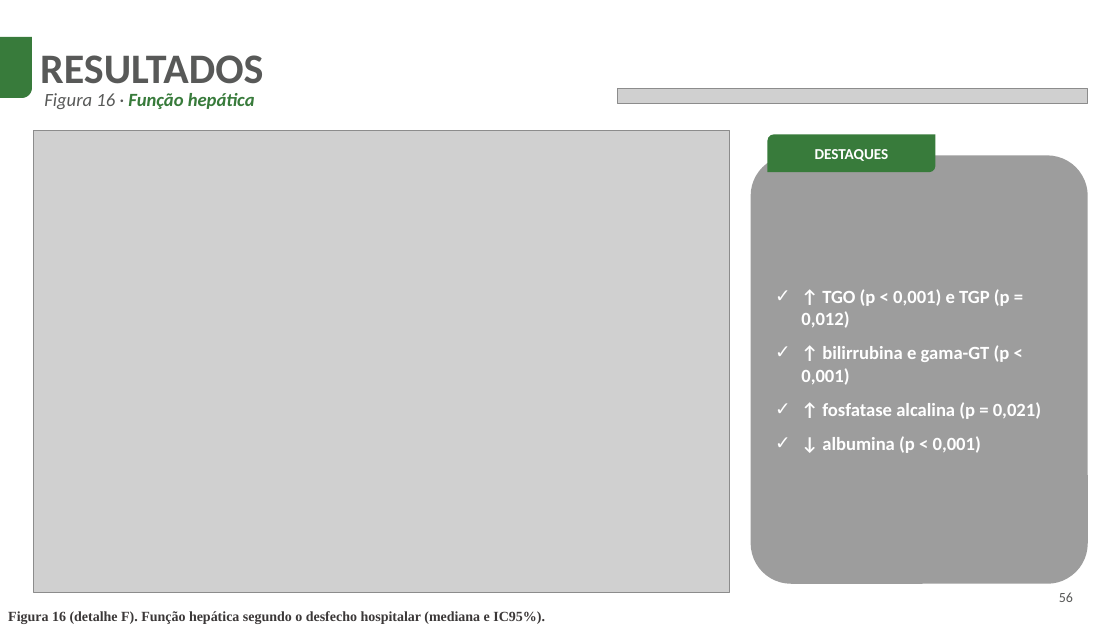
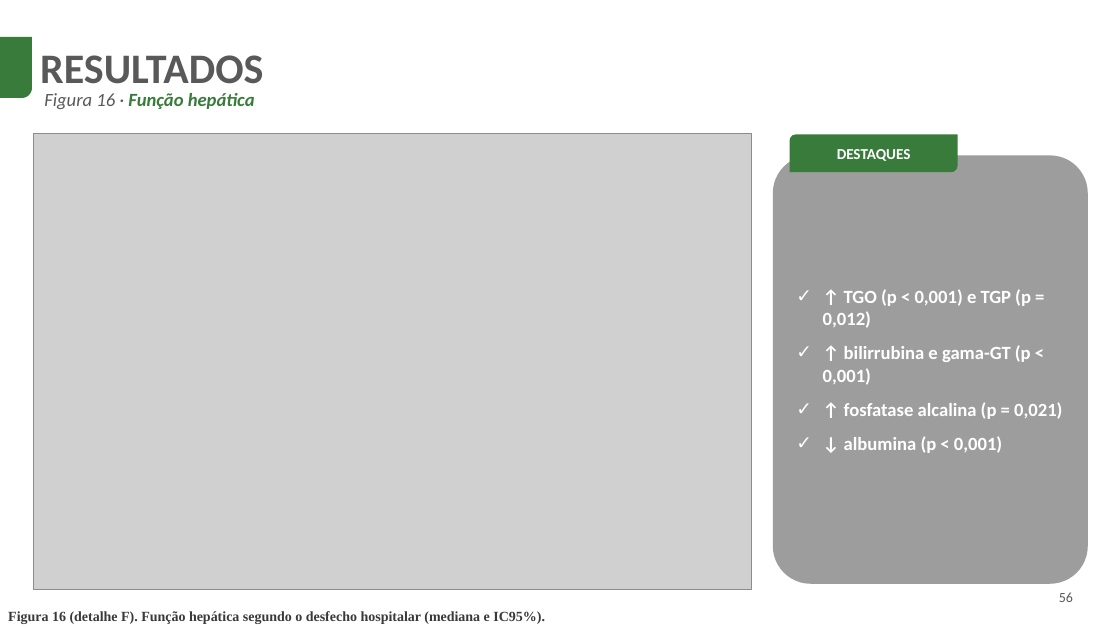
Before and after one commit to codespaperthesis/COVID-19-mortality-analysis, a slide deck: slide 56 of defesa/Defesa_Doutorado_zoom.pptx. Drawn at 1120x630 pixels with LibreOffice and Linux fonts; fonts in the diff are those of the drawing; grey boxes stand for pictures; background and template pictures are left out. Boxes give left, top, right and bottom in pixels: in the first picture for what was removed or moved away, otherwise in the second. Text is boxed around its words. In the diff, an @@ line names an element or a change of style, - is before the commit and + after.

```diff
--- a/defesa/Defesa_Doutorado_zoom.pptx
+++ b/defesa/Defesa_Doutorado_zoom.pptx
@@ picture removed at (618,88,1088,104) @@
@@ picture: place and size @@
-picture at (34,130,730,592)
+picture at (34,134,752,590)
@@ round diag rect "DESTAQUES": place and size @@
-round diag rect "DESTAQUES" at (768,134,936,172)
+round diag rect "DESTAQUES" at (790,134,958,172)
@@ rounded rectangle "↑ TGO (p < 0,001) ...": place and size @@
-rounded rectangle "↑ TGO (p < 0,001) ..." at (751,155,1088,584)
+rounded rectangle "↑ TGO (p < 0,001) ..." at (773,155,1088,584)
```
Also in this commit, not shown: 10 other slides changed, 36 other files.
